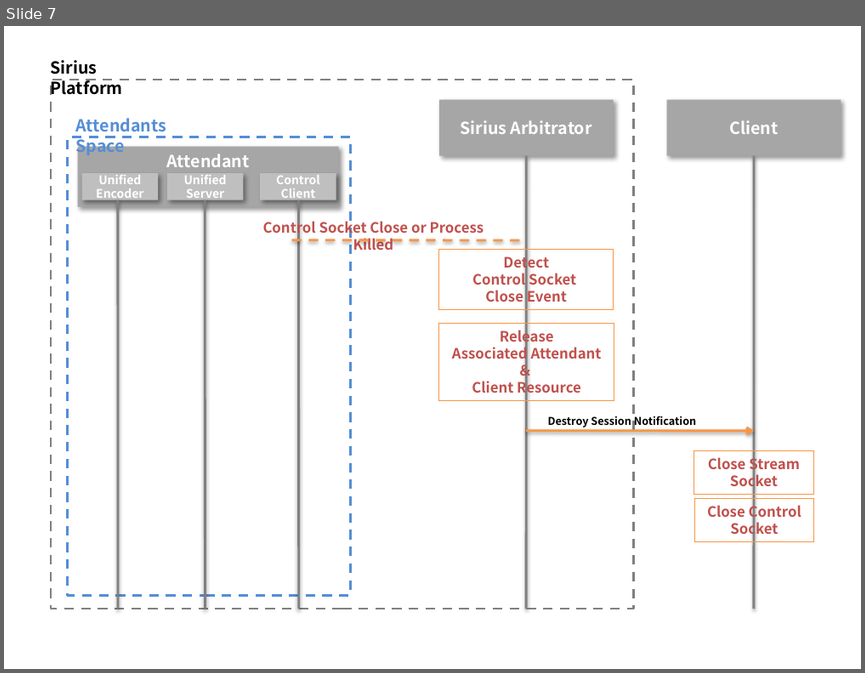
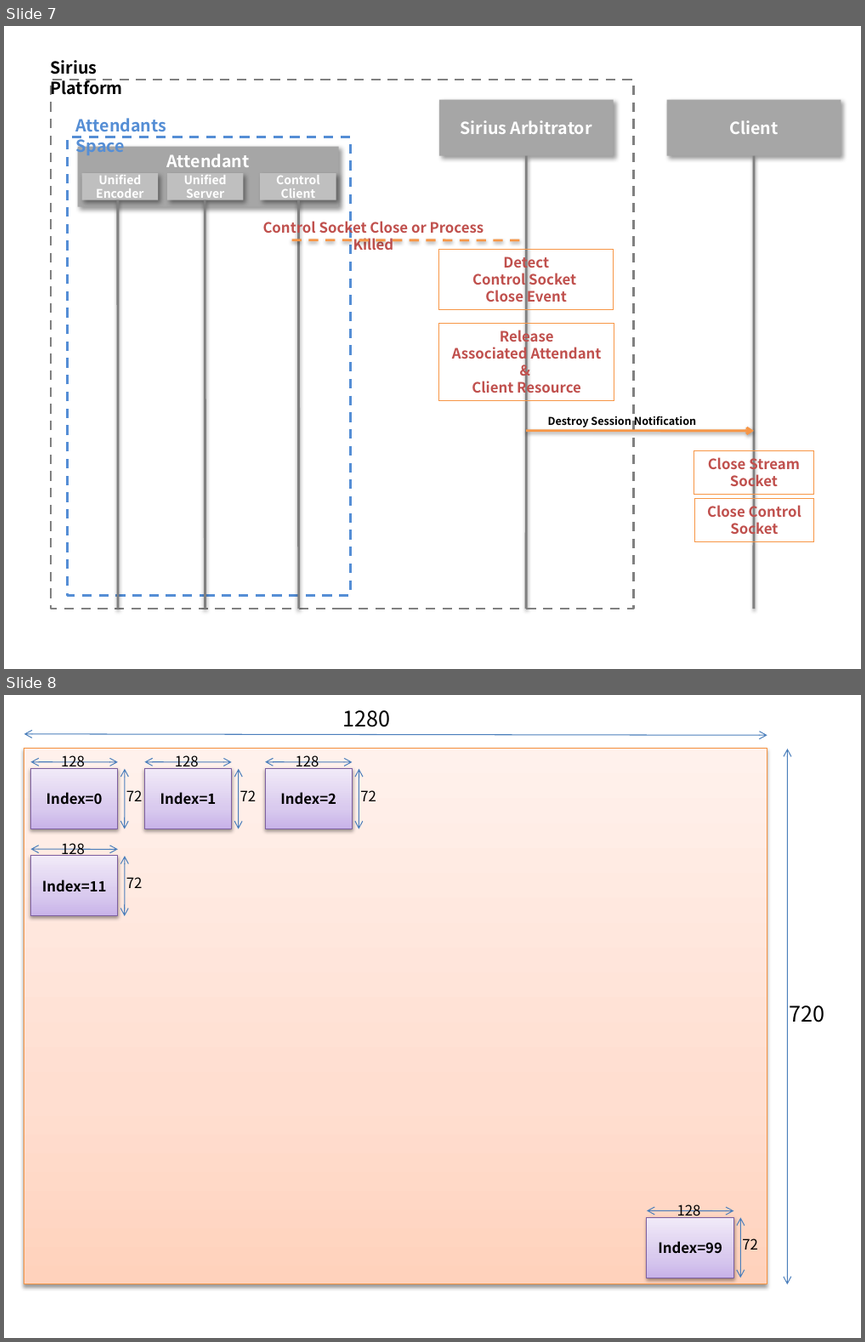
Before and after one commit to nemeyes/sirius, a slide deck: @artifact/sirius_diagram.pptx. Shown one above the other, each under a label of ours: slide 7 before the commit, slides 7 and 8 after it. The pictures are 865x673 and 865x1342 pixels, drawn with LibreOffice and Linux fonts; fonts in the diff are those of the drawing. Boxes give left, top, right and bottom in pixels: in the first picture for what was removed or moved away, otherwise in the second. Text is boxed around its words. In the diff, an @@ line names an element or a change of style, - is before the commit and + after.

```diff
--- a/@artifact/sirius_diagram.pptx
+++ b/@artifact/sirius_diagram.pptx
@@ slide 8 added at [4, 695, 861, 1338], background #FFFFFF @@
@@ text added at [342, 710, 390, 727], 18 pt, text #000000 @@
+1280
@@ double arrow added from (24, 734) to (767, 735), #4B7EBC 0.75 pt @@
@@ rectangle added at [24, 748, 766, 1283], fill gradient #FFD2BD to #FFDED0 to #FFF2ED, outline #F69240 0.75 pt @@
@@ double arrow added from (787, 749) to (787, 1285), #4B7EBC 0.75 pt @@
@@ group added at [30, 755, 143, 828]: 2 double arrows, 2 texts, 1 rectangle @@
+Index=0
+128
+72
@@ group added at [144, 755, 256, 828]: 2 double arrows, 2 texts, 1 rectangle @@
+Index=1
+128
+72
@@ group added at [265, 755, 376, 828]: 2 double arrows, 2 texts, 1 rectangle @@
+Index=2
+128
+72
@@ group added at [30, 843, 143, 916]: 2 double arrows, 2 texts, 1 rectangle @@
+Index=11
+128
+72
@@ text added at [789, 1005, 824, 1022], 18 pt, text #000000 @@
+720
@@ group added at [647, 1204, 758, 1277]: 2 double arrows, 2 texts, 1 rectangle @@
+Index=99
+128
+72
```
Also in this commit, not shown: 1 other slide added, 20 other files.
